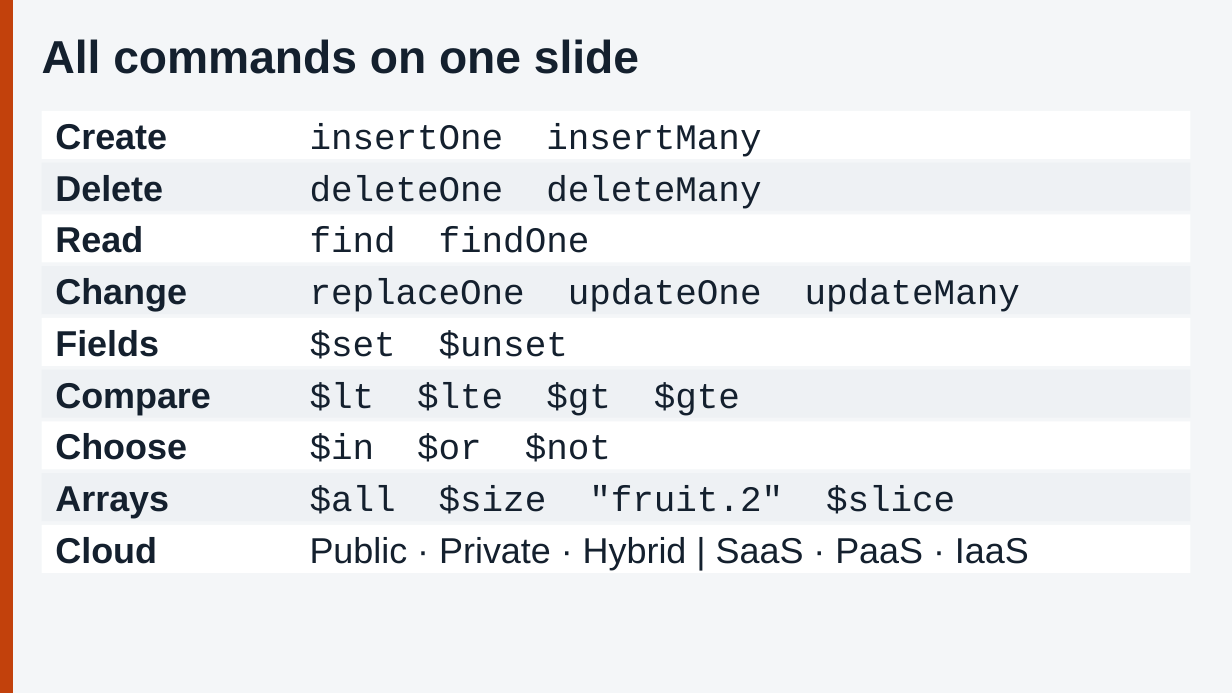
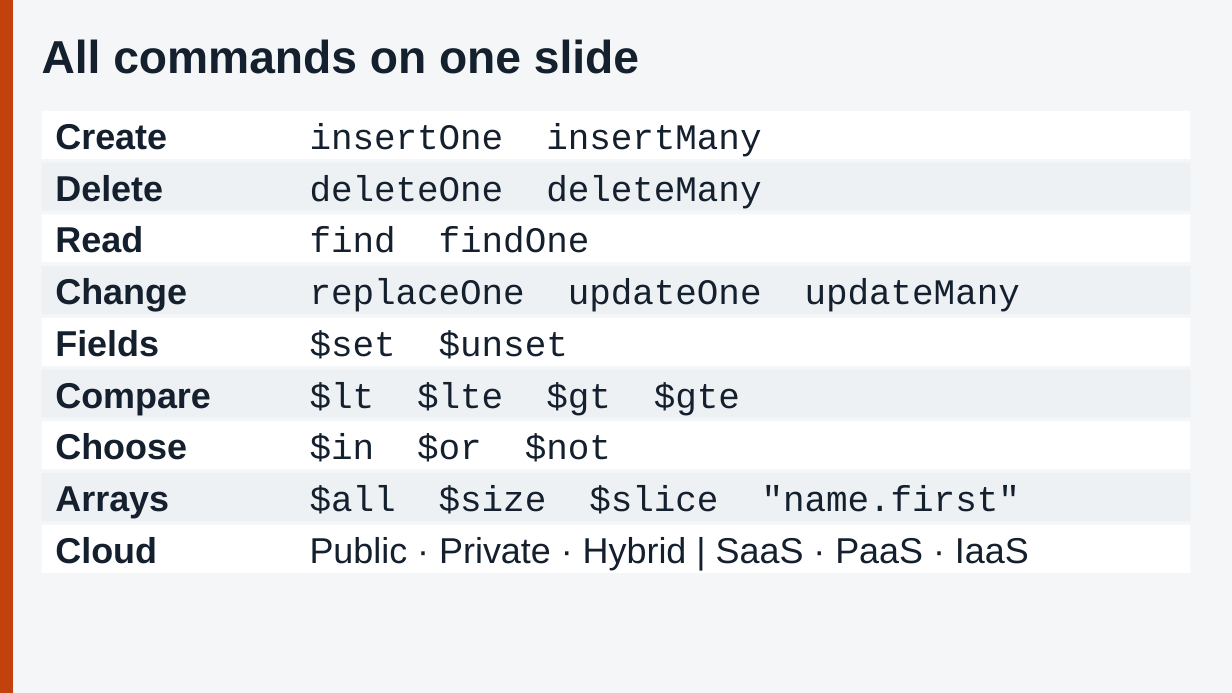
Before and after one commit to Tiredicey/ADBS, a slide deck: slide 88 of 02_GROUP_DECK/ADBS_GROUP_DECK.pptx (slide 91 before the commit). Drawn at 1232x693 pixels with LibreOffice and Linux fonts; fonts in the diff are those of the drawing. Boxes give left, top, right and bottom in pixels: in the first picture for what was removed or moved away, otherwise in the second. Text is boxed around its words. In the diff, an @@ line names an element or a change of style, - is before the commit and + after.

```diff
--- a/02_GROUP_DECK/ADBS_GROUP_DECK.pptx
+++ b/02_GROUP_DECK/ADBS_GROUP_DECK.pptx
@@ text at (310,486,1020,514): text changed @@
-$all $size "fruit.2" $slice
+$all $size $slice "name.first"
```
Also in this commit, not shown: 31 other slides changed, 3 slides removed, 5 other files.
